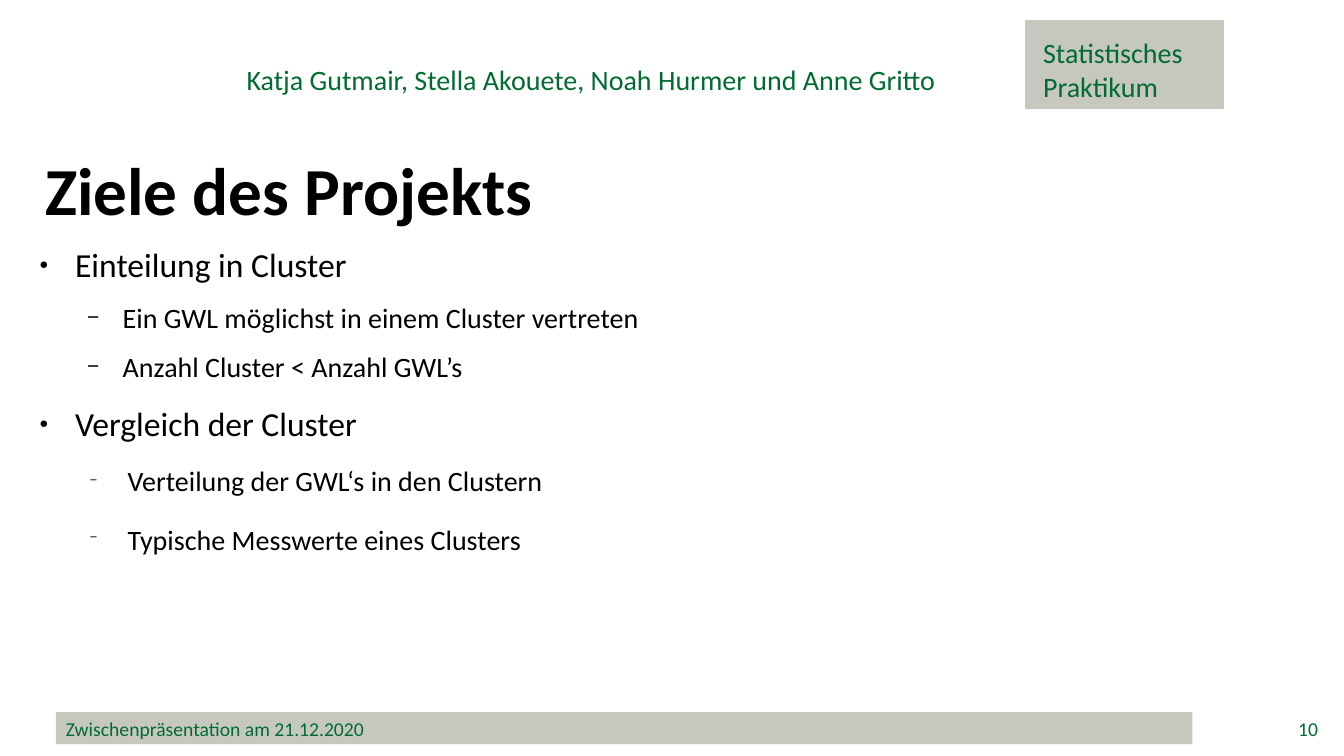
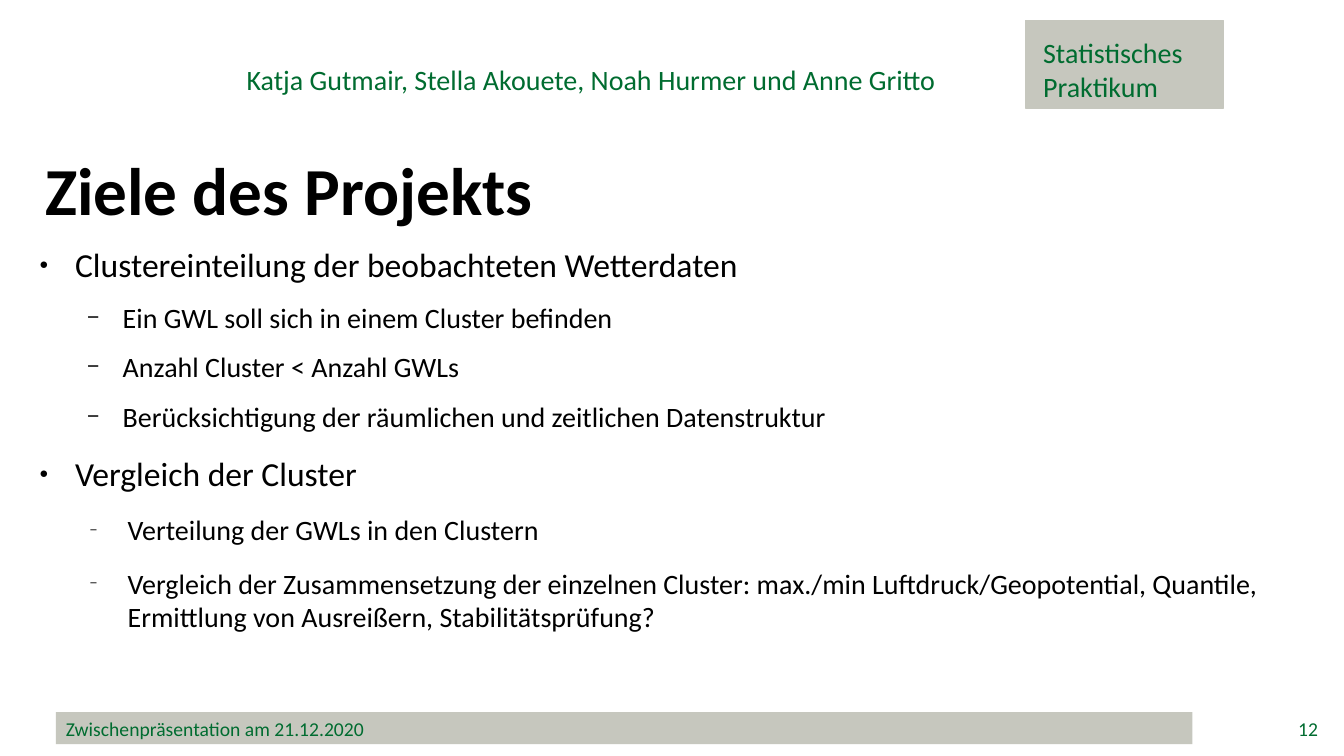
Before and after one commit to minimops/weatherFrog, a slide deck: slide 12 of ppt/Zwischenpraesentation_v1.1.pptx (slide 10 before the commit). Drawn at 1344x756 pixels with LibreOffice and Linux fonts; fonts in the diff are those of the drawing; background and template pictures are left out. Boxes give left, top, right and bottom in pixels: in the first picture for what was removed or moved away, otherwise in the second. Text is boxed around its words. In the diff, an @@ line names an element or a change of style, - is before the commit and + after.

```diff
--- a/ppt/Zwischenpraesentation_v1.1.pptx
+++ b/ppt/Zwischenpraesentation_v1.1.pptx
@@ text at <box>75,253,825,432</box>: text changed @@
-● Einteilung in Cluster
-  − Ein GWL möglichst in einem Cluster vertreten
-  − Anzahl Cluster < Anzahl GWL’s
+● Clustereinteilung der beobachteten Wetterdaten
+  − Ein GWL soll sich in einem Cluster befinden
+  − Anzahl Cluster < Anzahl GWLs
+  − Berücksichtigung der räumlichen und zeitlichen Datenstruktur
@@ text at <box>128,520,1256,632</box>: text changed @@
-  − Verteilung der GWL‘s in den Clustern
-  − Typische Messwerte eines Clusters
+  − Verteilung der GWLs in den Clustern
+  − Vergleich der Zusammensetzung der einzelnen Cluster: max./min Luftdruck/Geopotential, Quantile, Ermittlung von Ausreißern, Stabilitätsprüfung?
@@ page number at <box>1298,723,1318,736</box>: text changed @@
-10
+12
```
Also in this commit, not shown: 13 other slides changed, 25 slides added.
